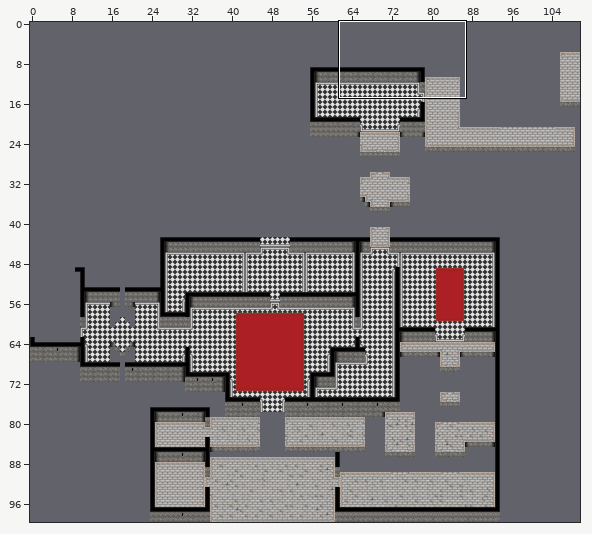
One commit to this Tiled map: Assets/tileFiles/yucilious.tmx. Above, an overview of the earlier version with the close-up marked.
Close-up. As it was:
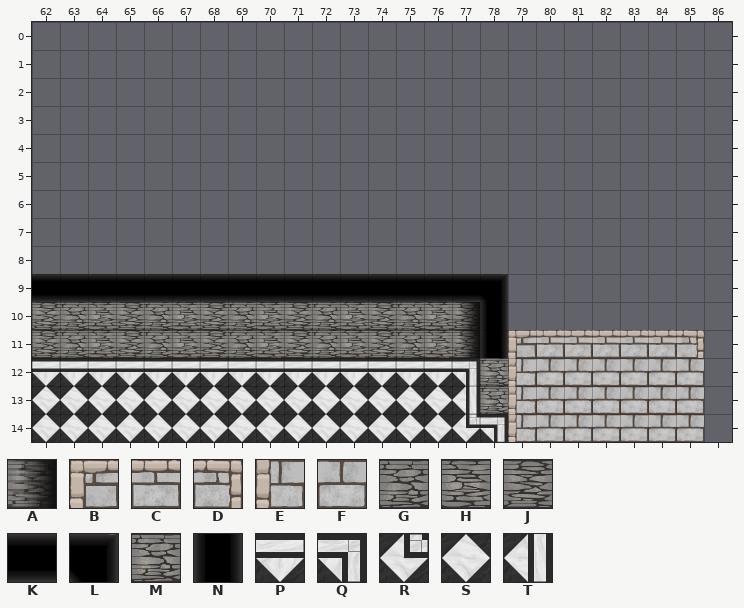
Cells are 64x64 px. Shown: x 62..86, y 0..14. The commit also changed other parts of the map, which this record leaves out.
Key: from "shadingTiles": A 3; from "yucilliousEstateTiles": B 0, C 1, D 2, E 6, F 7, G 18, H 19, J 20, K 22, L 23, M 25, N 27; from "yucilliousInterior": P 1, Q 2, R 5, S 7, T 8.
_ is an empty cell.
Layer "Tile Layer 1" before, first column x 62:
 0 _________________________
 1 _________________________
 2 _________________________
 3 _________________________
 4 _________________________
 5 _________________________
 6 _________________________
 7 _________________________
 8 _________________________
 9 _________________________
10 _________________________
11 JGHJGHJGHJGHJGHJ_BCCCCCD_
12 PPPPPPPPPPPPPPPQMEFFFFFF_
13 SSSSSSSSSSSSSSSTMEFFFFFF_
14 SSSSSSSSSSSSSSSRQEFFFFFF_
Layer "Walls" before, first column x 62:
 0 _________________________
 1 _________________________
 2 _________________________
 3 _________________________
 4 _________________________
 5 _________________________
 6 _________________________
 7 _________________________
 8 _________________________
 9 KKKKKKKKKKKKKKKKL________
10 JGHJGHJGHJGHJGHJN________
11 ________________N________
12 _________________________
After the commit:
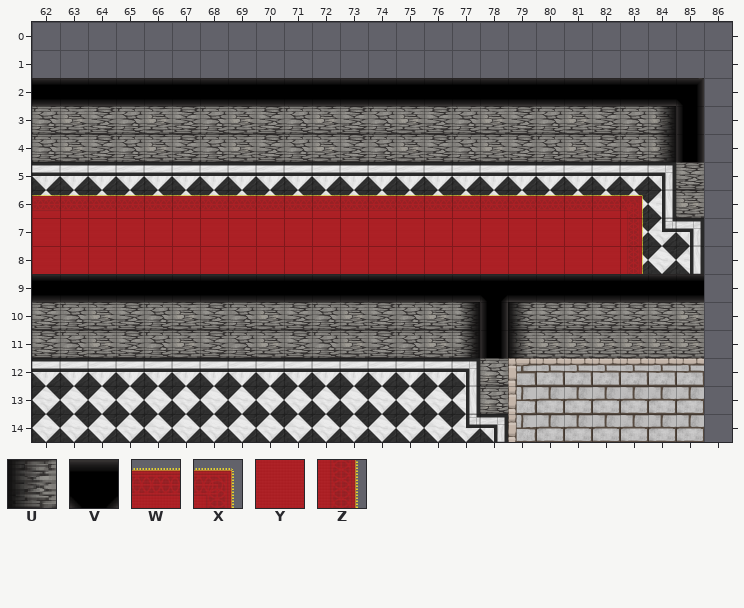
Further tiles: from "shadingTiles": U 2; from "yucilliousEstateTiles": V 30; from "yucilliousInterior": W 19, X 20, Y 25, Z 26.
See-through tiles are keyed as they look on the map.
The edit:
{"where": "layer \"Tile Layer 1\""}
{"y":4,"x":62,"old":"_______________________","new":"GHJGHJGHJGHJGHJGHJGHJGH"}
{"y":5,"x":62,"old":"_______________________","new":"PPPPPPPPPPPPPPPPPPPPPPQ"}
{"y":6,"x":62,"old":"________________________","new":"SSSSSSSSSSSSSSSSSSSSSSTH"}
{"y":7,"x":83,"old":"___","new":"SRQ"}
{"y":8,"x":83,"old":"___","new":"SST"}
{"y":11,"x":79,"old":"BCCCCCD","new":"HHHHHHH"}
{"y":12,"x":79,"old":"EFFFFFF","new":"BCCCCCC"}
{"where": "layer \"Walls\""}
{"y":2,"x":62,"old":"________________________","new":"KKKKKKKKKKKKKKKKKKKKKKKL"}
{"y":3,"x":62,"old":"________________________","new":"GHJGHJGHJGHJGHJGHJGHJGHN"}
{"y":4,"x":85,"old":"_","new":"N"}
{"y":5,"x":85,"old":"_","new":"J"}
{"y":9,"x":78,"old":"L_______","new":"VKKKKKKK"}
{"y":10,"x":79,"old":"_______","new":"JJJJJJH"}
{"where": "layer \"ShadingWalls\""}
{"y":3,"x":84,"old":"_","new":"A"}
{"y":10,"x":79,"old":"_","new":"U"}
{"where": "layer \"Rugs\""}
{"y":6,"x":62,"old":"______________________","new":"WWWWWWWWWWWWWWWWWWWWWX"}
{"y":7,"x":62,"old":"______________________","new":"YYYYYYYYYYYYYYYYYYYYYZ"}
{"y":8,"x":62,"old":"______________________","new":"YYYYYYYYYYYYYYYYYYYYYZ"}
{"where": "layer \"Shading\""}
{"y":4,"x":84,"old":"_","new":"A"}
{"y":11,"x":79,"old":"_","new":"U"}
{"label":"changed","picture_box":[32,78,704,386]}
